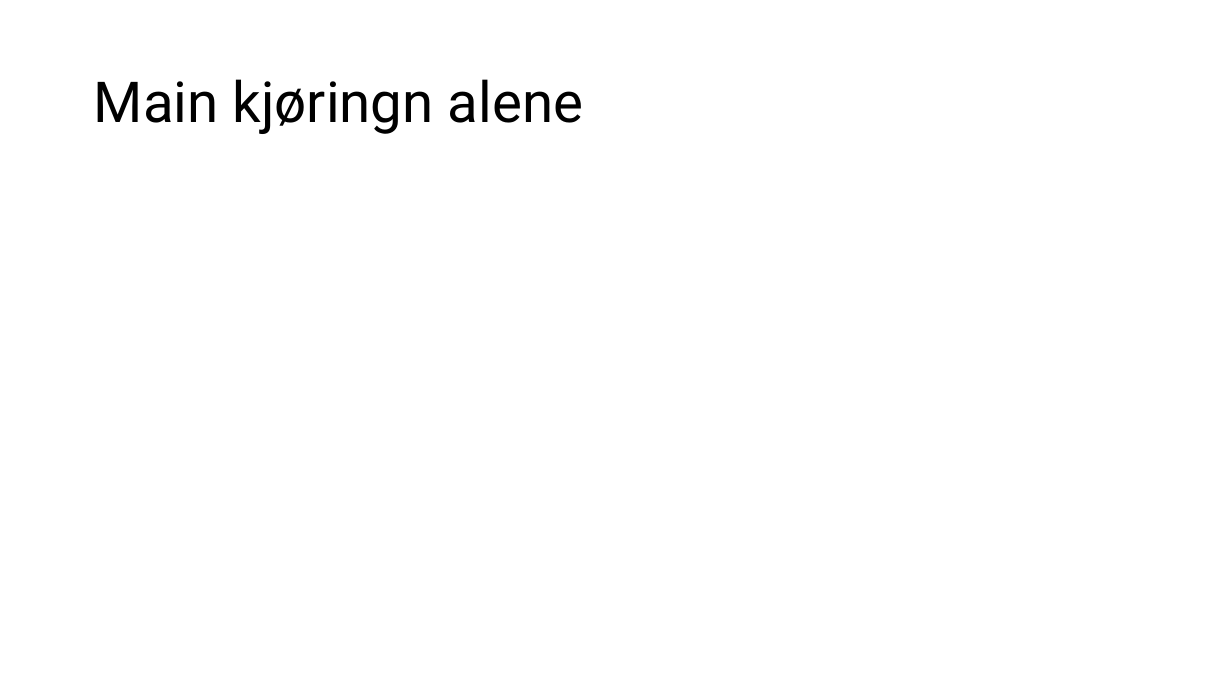
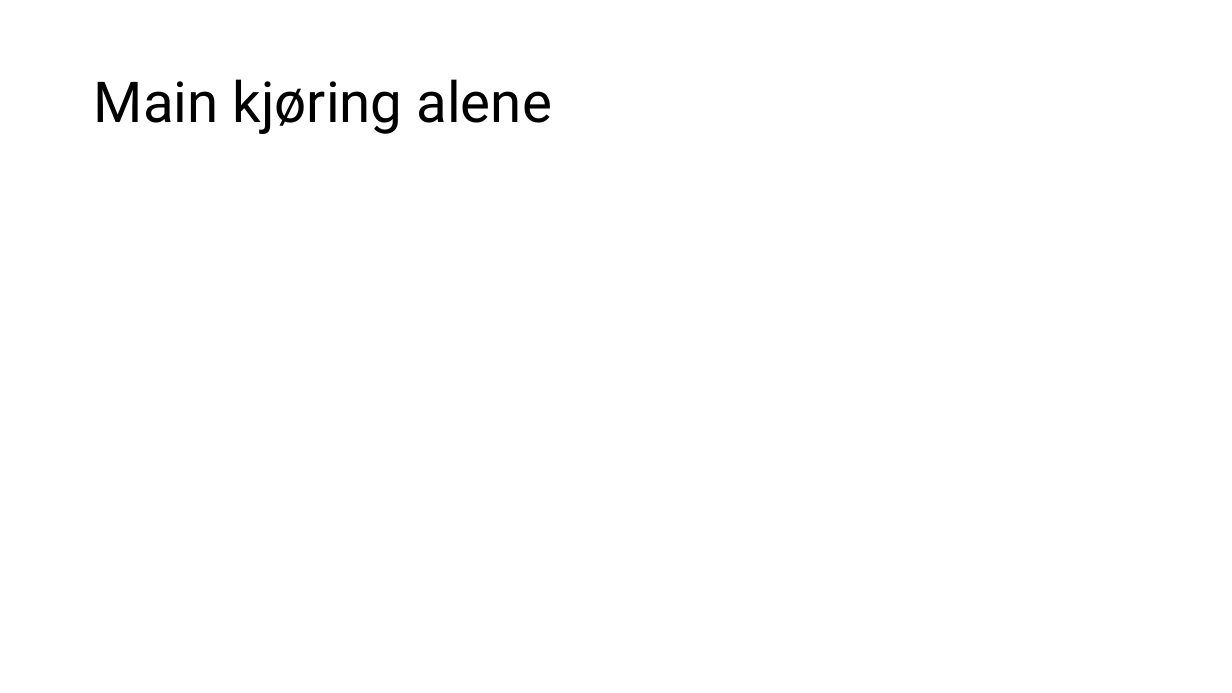
Before and after one commit to emilah-png/Bachelor, a slide deck: slide 3 of Presentasjon/simulerings presentasjon for Servi og NOV 25.04.25.pptx. Drawn at 1232x693 pixels with LibreOffice and Linux fonts; fonts in the diff are those of the drawing. Boxes give left, top, right and bottom in pixels: in the first picture for what was removed or moved away, otherwise in the second. Text is boxed around its words. In the diff, an @@ line names an element or a change of style, - is before the commit and + after.

```diff
--- a/Presentasjon/simulerings presentasjon for Servi og NOV 25.04.25.pptx
+++ b/Presentasjon/simulerings presentasjon for Servi og NOV 25.04.25.pptx
@@ title at [94,79,552,134]: text changed @@
-Main kjøringn alene
+Main kjøring alene
```
Also in this commit, not shown: 3 other slides changed, 46 other files.
